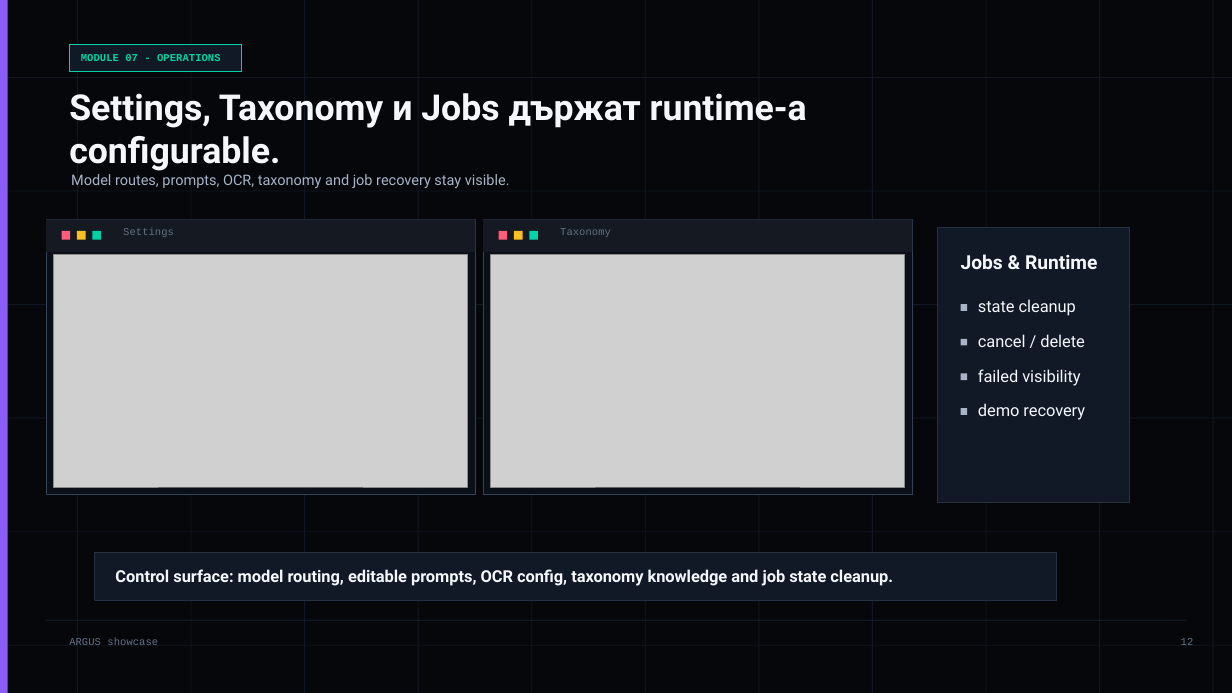
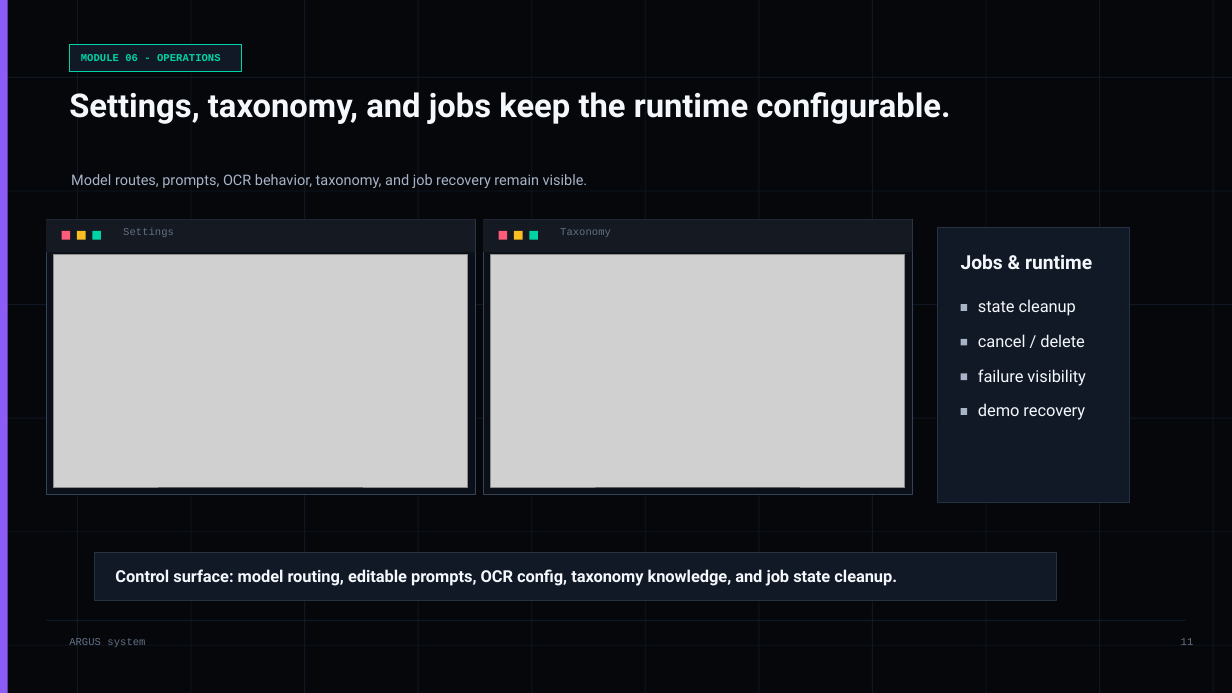
Before and after one commit to LordLoras/ARGUS_vlm, a slide deck: slide 11 of output/argus-showcase-bg.pptx (slide 12 before the commit). Drawn at 1232x693 pixels with LibreOffice and Linux fonts; fonts in the diff are those of the drawing; grey boxes stand for pictures. Boxes give left, top, right and bottom in pixels: in the first picture for what was removed or moved away, otherwise in the second. Text is boxed around its words. In the diff, an @@ line names an element or a change of style, - is before the commit and + after.

Commit message:
Revise ARGUS presentation in English

```diff
--- a/output/argus-showcase-bg.pptx
+++ b/output/argus-showcase-bg.pptx
@@ text at [81, 54, 221, 61]: text changed @@
-MODULE 07 - OPERATIONS
+MODULE 06 - OPERATIONS
@@ text at [69, 92, 950, 124]: text changed; size 27.8 to 25.5 pt @@
-Settings, Taxonomy и Jobs държат runtime-а configurable.
+Settings, taxonomy, and jobs keep the runtime configurable.
@@ text at [71, 174, 588, 188]: text changed @@
-Model routes, prompts, OCR, taxonomy and job recovery stay visible.
+Model routes, prompts, OCR behavior, taxonomy, and job recovery remain visible.
@@ text at [961, 254, 1092, 269]: text changed @@
-Jobs & Runtime
+Jobs & runtime
@@ text at [978, 369, 1086, 386]: text changed @@
-failed visibility
+failure visibility
@@ text at [115, 569, 897, 586]: text changed @@
-Control surface: model routing, editable prompts, OCR config, taxonomy knowledge and job state cleanup.
+Control surface: model routing, editable prompts, OCR config, taxonomy knowledge, and job state cleanup.
@@ text at [69, 638, 145, 647]: text changed @@
-ARGUS showcase
+ARGUS system
@@ text at [1181, 638, 1194, 645]: text changed @@
-12
+11
```
Also in this commit, not shown: 10 other slides changed, 1 slide added, 2 slides removed, 2 other files.
